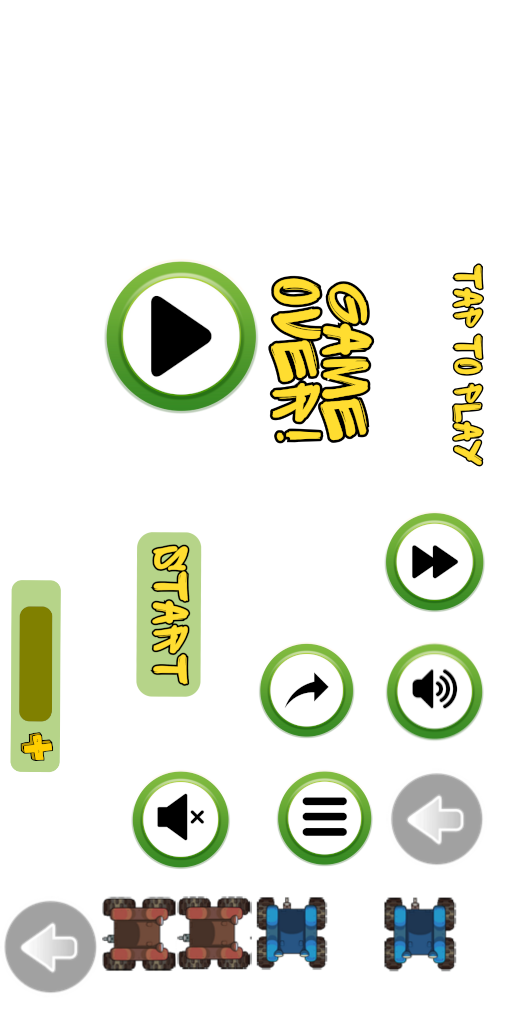
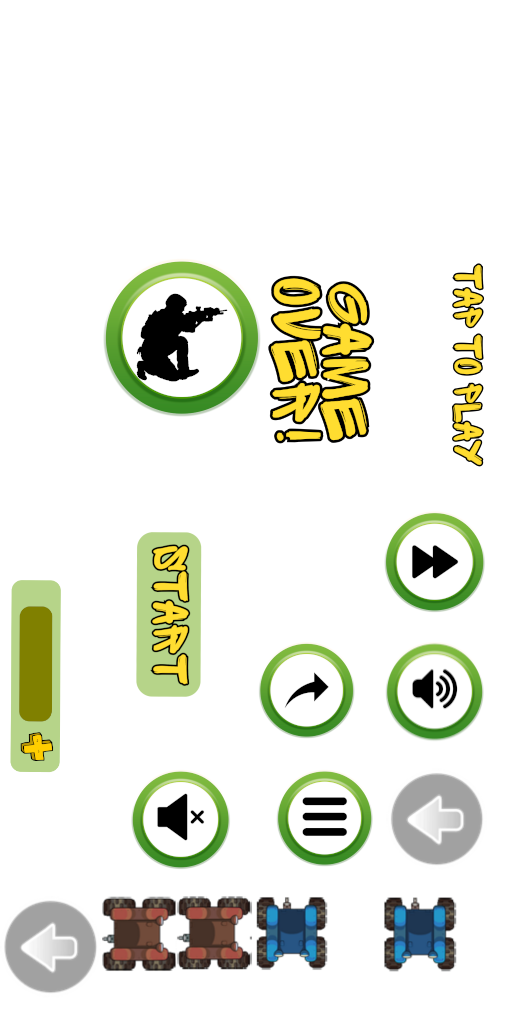
The second 512 x 1024 image is a revision of the first. Changes to its layers:
added layer "Battle Tank Brigade (42).png" above "Battle Tank Brigade.png" over [left=103, top=259, right=261, bottom=417]
hid "Battle Tank Brigade.png" over [left=103, top=259, right=259, bottom=414]
